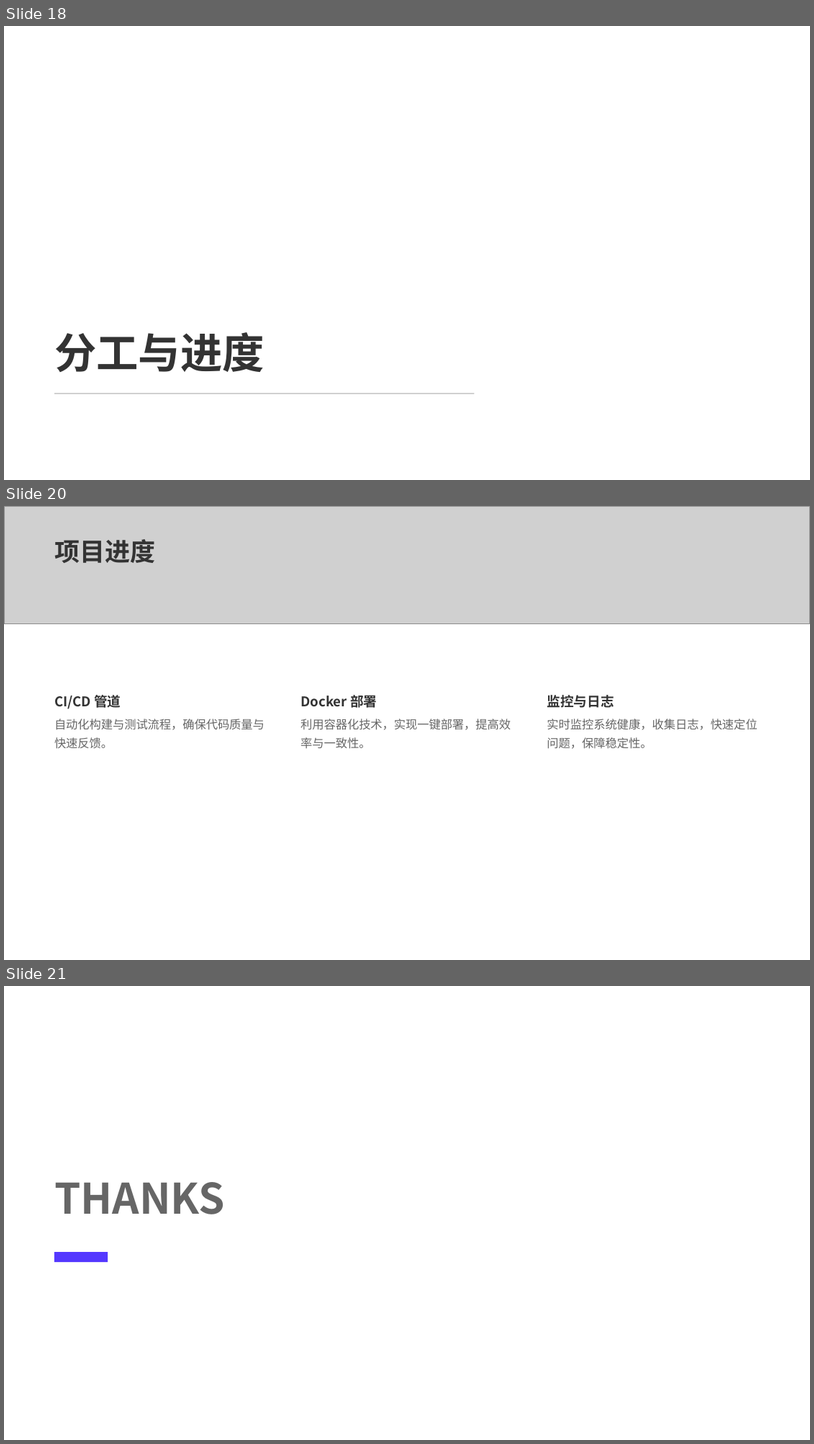
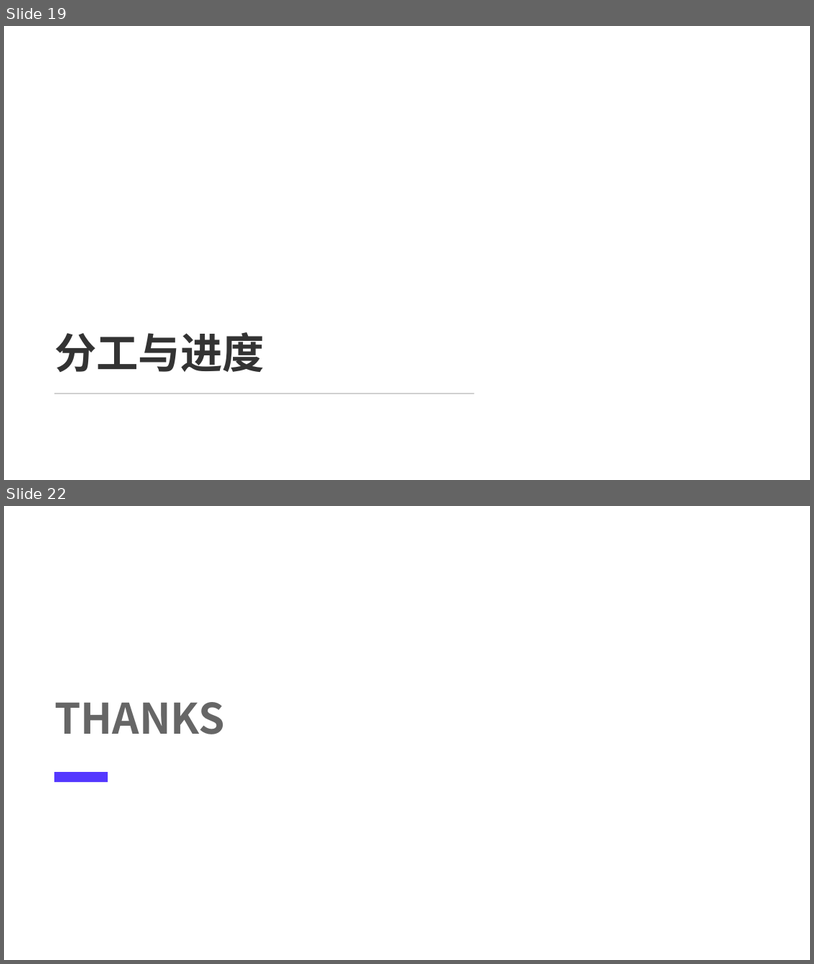
Before and after one commit to anymore131/mini-erp, a slide deck: 基于Spring Cloud的小型ERP系统设计.pptx. Shown one above the other, each under a label of ours: slides 18, 20 and 21 before the commit, slides 19 and 22 after it; the slides between them are not shown. The pictures are 814x1444 and 814x964 pixels, drawn with LibreOffice and Linux fonts; fonts in the diff are those of the drawing; grey boxes stand for pictures; background and template pictures are left out. Boxes give left, top, right and bottom in pixels: in the first picture for what was removed or moved away, otherwise in the second. Text is boxed around its words. In the diff, an @@ line names an element or a change of style, - is before the commit and + after.

```diff
--- a/基于Spring Cloud的小型ERP系统设计.pptx
+++ b/基于Spring Cloud的小型ERP系统设计.pptx
@@ slide 20 removed at (x1=4, y1=506, x2=810, y2=960), background #FFFFFF @@
@@ picture removed at (x1=4, y1=506, x2=810, y2=624) @@
@@ text removed at (x1=54, y1=539, x2=155, y2=563) @@
-项目进度
@@ text removed at (x1=54, y1=695, x2=121, y2=709) @@
-CI/CD 管道
@@ text removed at (x1=301, y1=692, x2=377, y2=710) @@
-Docker 部署
@@ text removed at (x1=547, y1=695, x2=614, y2=708) @@
-监控与日志
@@ text removed at (x1=54, y1=718, x2=265, y2=749) @@
-自动化构建与测试流程，确保代码质量与快速反馈。
@@ text removed at (x1=301, y1=718, x2=511, y2=749) @@
-利用容器化技术，实现一键部署，提高效率与一致性。
@@ text removed at (x1=547, y1=718, x2=757, y2=749) @@
-实时监控系统健康，收集日志，快速定位问题，保障稳定性。
@@ what was slide 18 is now slide 19 @@
@@ what was slide 21 is now slide 22 @@
```
Also in this commit, not shown: 3 slides added, 1 other slide removed.
